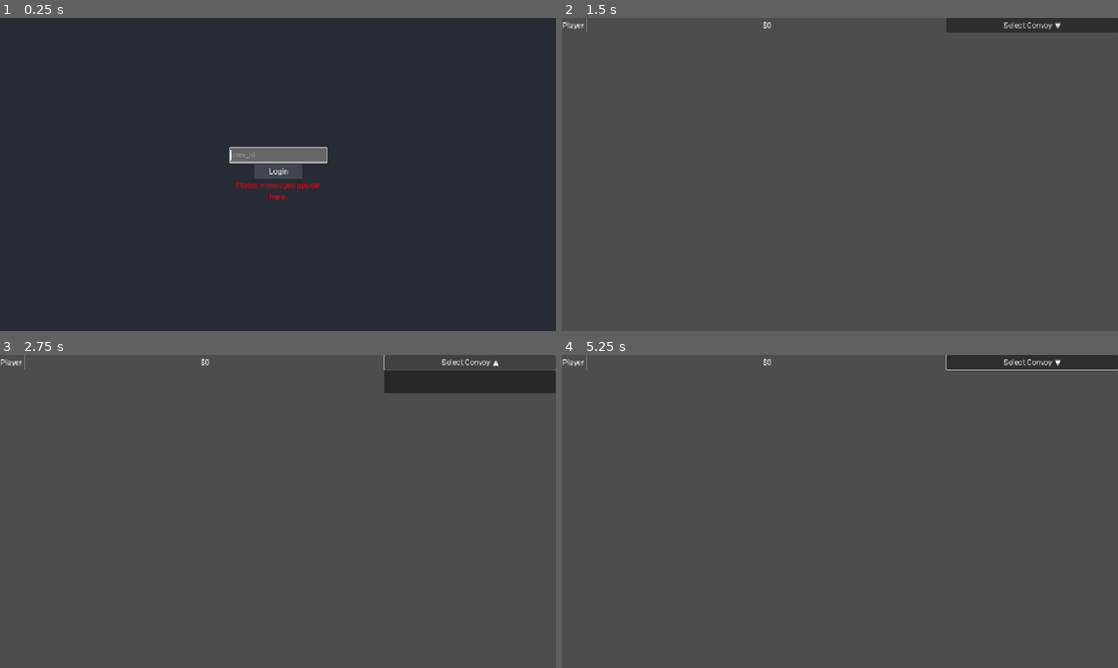
Above: before the commit, frames 1-4 (two rows, left to right).
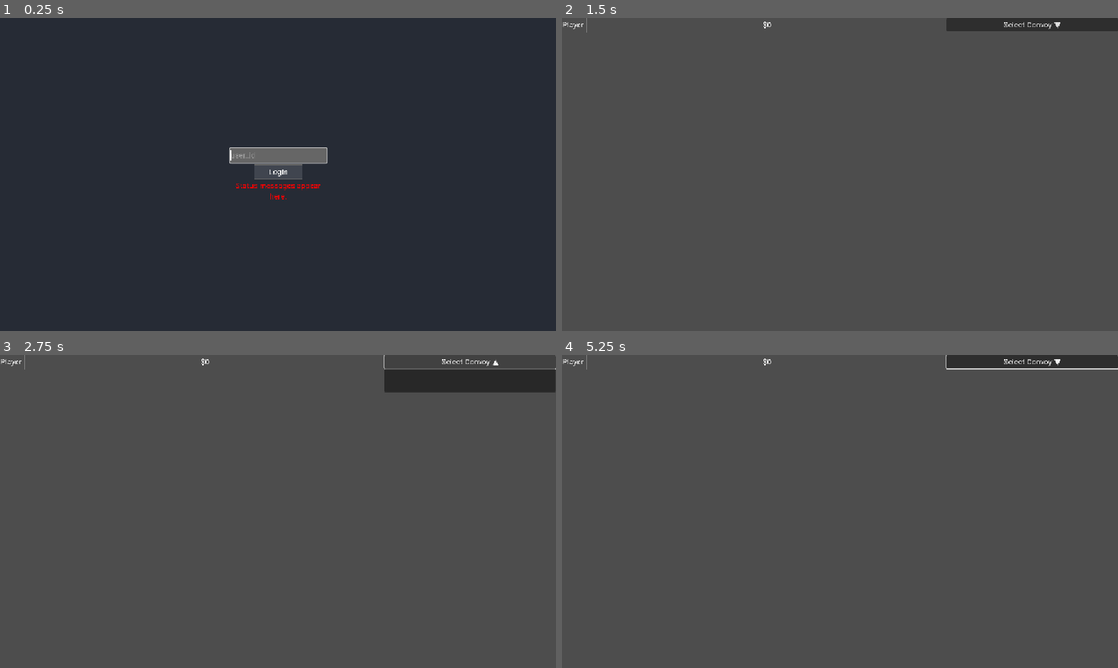
Above: after the commit, the same moments.

Repository: OoriData/DF_Godot
Game: Godot game, scene res://Scenes/GameRoot.tscn
Two runs of this game, one before a commit and one after it. Both use one fixed random seed, a clock stepped at 60 frames per second and the inputs below.
Inputs (mouse positions are in pixels of both pictures, inside the frame that each line leads up to):
- Up to frame 1 (0.25 s): no input
- Up to frame 2 (1.5 s): click (840, 155) at 0.52 s; type "Alex" at 0.6 s; click "Login" at 1.25 s
- Up to frame 3 (2.75 s): click "Select Convoy ▼" at 2 s
- Up to frame 4 (5.25 s): click "Select Convoy ▲" at 2.75 s; click "Select Convoy ▲" at 3.5 s; click "Select Convoy ▲" at 4.25 s; tap Enter (ui_accept) at 5 s; drag from (840, 520) to (895, 442) at 5.02 s

The runs differ from the first frame. In frame 1, 0.6% of the frame differs, in the area x 41-59%, y 41-58%; in frame 2, 0.3%; in frame 3, 0.4%; in frame 4, 0.4%.

Commit message:
Label scaling

Diff:
--- a/Scripts/UI/UI_manager.gd
+++ b/Scripts/UI/UI_manager.gd
@@ -18,37 +18,35 @@
 # --- UI Constants (copied and consolidated from main.gd) ---
 @export_group("Font Scaling")
 ## Target screen font size for convoy titles (if font_render_scale and map_zoom are 1.0). Adjust for desired on-screen readability. (Prev: 12)
-@export var base_convoy_title_font_size: int = 15 # 12 * 1.25
-## Target screen font size for settlement labels (if font_render_scale and map_zoom are 1.0). Adjust for desired on-screen readability. (Prev: 10)
-@export var base_settlement_font_size: int = 13 # 10 * 1.25 = 12.5, rounded to 13
+@export var base_convoy_title_font_size: int = 29 # 22 * 1.33
+@export var base_settlement_font_size: int = 24 # 18 * 1.33
 ## Minimum font size to set on the Label node.
 @export var min_node_font_size: int = 8
 ## Maximum font size to set on the Label node.
 @export var max_node_font_size: int = 120 # Increased from 60
 ## The map tile size that font scaling is based on. Should ideally match map_render's base_tile_size_for_proportions.
-@export var font_scaling_base_tile_size: float = 24.0
+@export var font_scaling_base_tile_size: float = 32.0 # 24 * 1.33
 ## Exponent for font scaling (1.0 = linear, <1.0 less aggressive shrink/grow).
 @export var font_scaling_exponent: float = 0.6
 
 @export_group("Label Offsets")
 ## Base horizontal offset from the convoy's center for its label panel. Scaled.
-@export var base_horizontal_label_offset_from_center: float = 15.0
+@export var base_horizontal_label_offset_from_center: float = 20.0 # 15 * 1.33
 ## Base horizontal offset for selected convoy label panels. Scaled.
-@export var base_selected_convoy_horizontal_offset: float = 60.0
+@export var base_selected_convoy_horizontal_offset: float = 80.0 # 60 * 1.33
 ## Base vertical offset above the settlement's tile center for its label panel. Scaled.
-@export var base_settlement_offset_above_tile_center: float = 10.0
+@export var base_settlement_offset_above_tile_center: float = 13.0 # 10 * 1.33
 
 @export_group("Convoy Panel Appearance")
 ## Target screen corner radius for convoy label panels. Adjust for desired on-screen look. (Prev: 4.0)
-@export var base_convoy_panel_corner_radius: float = 5.0 # 4.0 * 1.25
+@export var base_convoy_panel_corner_radius: float = 6.65 # 5.0 * 1.33
 ## Target screen horizontal padding inside convoy label panels. Adjust for desired on-screen look. (Prev: 4.0)
-@export var base_convoy_panel_padding_h: float = 5.0 # 4.0 * 1.25
-## Target screen vertical padding inside convoy label panels. Adjust for desired on-screen look. (Prev: 2.0)
-@export var base_convoy_panel_padding_v: float = 2.5 # 2.0 * 1.25
+@export var base_convoy_panel_padding_h: float = 13.3 # 10.0 * 1.33
+@export var base_convoy_panel_padding_v: float = 6.65 # 5.0 * 1.33
 ## Background color for convoy label panels.
 @export var convoy_panel_background_color: Color = Color(0.12, 0.12, 0.15, 0.88)
 ## Target screen border width for convoy label panels. Adjust for desired on-screen look. (Prev: 1.0)
-@export var base_convoy_panel_border_width: float = 1.25 # 1.0 * 1.25
+@export var base_convoy_panel_border_width: float = 1.66 # 1.25 * 1.33
 ## Minimum corner radius to set on the panel node.
 @export var min_node_panel_corner_radius: float = 1.0
 ## Maximum corner radius to set on the panel node.
@@ -64,11 +62,11 @@
 
 @export_group("Settlement Panel Appearance")
 ## Target screen corner radius for settlement label panels. Adjust for desired on-screen look. (Prev: 3.0)
-@export var base_settlement_panel_corner_radius: float = 3.75 # 3.0 * 1.25
+@export var base_settlement_panel_corner_radius: float = 4.99 # 3.75 * 1.33
 ## Target screen horizontal padding inside settlement label panels. Adjust for desired on-screen look. (Prev: 3.0)
-@export var base_settlement_panel_padding_h: float = 3.75 # 3.0 * 1.25
+@export var base_settlement_panel_padding_h: float = 4.99 # 3.75 * 1.33
 ## Target screen vertical padding inside settlement label panels. Adjust for desired on-screen look. (Prev: 2.0)
-@export var base_settlement_panel_padding_v: float = 2.5 # 2.0 * 1.25
+@export var base_settlement_panel_padding_v: float = 3.33 # 2.5 * 1.33
 ## Background color for settlement label panels.
 @export var settlement_panel_background_color: Color = Color(0.15, 0.12, 0.12, 0.85)
 
@@ -101,7 +99,7 @@
 ## Color for lines connecting convoy icons to their label panels.
 @export var connector_line_color: Color = Color(0.9, 0.9, 0.9, 0.6)
 ## Width of the connector lines.
-@export var connector_line_width: float = 1.5
+@export var connector_line_width: float = 2.0 # 1.5 * 1.33
 
 # --- State managed by UIManager ---
 var _dragging_panel_node: Panel = null
@@ -126,7 +124,6 @@
 
 func _ready():
 	await get_tree().process_frame
-
 
 	print("[DIAG] UIManager _ready: Checking node assignments...")
 	print("  settlement_label_container valid:", is_instance_valid(settlement_label_container))
@@ -172,13 +169,22 @@
 	settlement_label_settings.outline_size = 3
 	settlement_label_settings.outline_color = Color.BLACK
 
+	# Ensure a valid Font is assigned to both LabelSettings to avoid "font is NOT VALID" errors.
+	var fallback_font: Font = load("res://Assets/Roboto-VariableFont_wdth,wght.ttf")
+	if not is_instance_valid(fallback_font):
+		fallback_font = ThemeDB.fallback_font
+	if is_instance_valid(fallback_font):
+		if fallback_font is FontFile:
+			(fallback_font as FontFile).oversampling = 2.0
+		label_settings.font = fallback_font
+		settlement_label_settings.font = fallback_font
+
 	_current_map_screen_rect_for_clamping = get_viewport().get_visible_rect() # Initialize
 
 	# Programmatically assign the convoy_label_container to the ConvoyLabelManager
 	if is_instance_valid(convoy_label_manager) and convoy_label_manager.has_method("set_convoy_label_container"):
 		if is_instance_valid(convoy_label_container):
 			convoy_label_manager.set_convoy_label_container(convoy_label_container)
-		# The generic dependency check at the top of _ready() already covers the case where convoy_label_container is invalid.
 
 	# Add a reference to GameDataManager
 	var gdm: Node = null
@@ -200,10 +206,12 @@
 			printerr("UIManager: TerrainTileMap node not found at path: ", tilemap_path)
 
 	# Connect to the new UIScaleManager to react to global scale changes.
-	# This manager will be the single source of truth for the UI scale setting.
-	if Engine.has_singleton("ui_scale_manager"):
-		ui_overall_scale_multiplier = ui_scale_manager.get_global_ui_scale()
-		ui_scale_manager.scale_changed.connect(_on_ui_scale_changed)
+	# Autoloads are nodes under /root; don't use Engine.has_singleton for them.
+	var sm = get_node_or_null("/root/ui_scale_manager")
+	if is_instance_valid(sm):
+		if sm.has_method("get_global_ui_scale"):
+			ui_overall_scale_multiplier = sm.get_global_ui_scale()
+		sm.scale_changed.connect(_on_ui_scale_changed)
 	else:
 		printerr("UIManager: ui_scale_manager singleton not found. UI scaling will not be dynamic.")
 
@@ -519,10 +527,27 @@
 	var style_box: StyleBoxFlat = panel.get_meta("style_box_ref")
 	if not is_instance_valid(label_node) or not is_instance_valid(style_box): return
 	# Font size and panel sizing use only exported variables and ui_overall_scale_multiplier
-	var current_settlement_font_size: int = clamp(roundi(base_settlement_font_size * ui_overall_scale_multiplier), min_node_font_size, max_node_font_size)
-	var current_settlement_panel_corner_radius: float = clamp(base_settlement_panel_corner_radius * ui_overall_scale_multiplier, min_node_panel_corner_radius, max_node_panel_corner_radius)
-	var current_settlement_panel_padding_h: float = clamp(base_settlement_panel_padding_h * ui_overall_scale_multiplier, min_node_panel_padding, max_node_panel_padding)
-	var current_settlement_panel_padding_v: float = clamp(base_settlement_panel_padding_v * ui_overall_scale_multiplier, min_node_panel_padding, max_node_panel_padding)
+	var current_settlement_font_size: int = clamp(
+		roundi((base_settlement_font_size * ui_overall_scale_multiplier) / max(0.0001, _current_map_zoom_cache)),
+		min_node_font_size,
+		max_node_font_size
+	)
+	# Scale panel visuals inversely with zoom so the box scales along with the text
+	var current_settlement_panel_corner_radius: float = clamp(
+		(base_settlement_panel_corner_radius * ui_overall_scale_multiplier) / max(0.0001, _current_map_zoom_cache),
+		min_node_panel_corner_radius,
+		max_node_panel_corner_radius
+	)
+	var current_settlement_panel_padding_h: float = clamp(
+		(base_settlement_panel_padding_h * ui_overall_scale_multiplier) / max(0.0001, _current_map_zoom_cache),
+		min_node_panel_padding,
+		max_node_panel_padding
+	)
+	var current_settlement_panel_padding_v: float = clamp(
+		(base_settlement_panel_padding_v * ui_overall_scale_multiplier) / max(0.0001, _current_map_zoom_cache),
+		min_node_panel_padding,
+		max_node_panel_padding
+	)
 	var settlement_name_local: String = settlement_info.get('name', 'N/A')
 	if settlement_name_local == 'N/A': return
 	if not is_instance_valid(settlement_label_settings.font):
@@ -551,6 +576,7 @@
 		label_actual_min_size.y + stylebox_margins.y
 	)
 	panel.update_minimum_size()
+	panel.reset_size()
 
 func _position_settlement_panel(panel: Panel, settlement_info: Dictionary, _existing_label_rects: Array[Rect2]):
 	# For settlements, anti-collision is often less critical or handled differently (e.g., fewer labels shown at once).
--- a/Scripts/UI/UI_scale_manager.gd
+++ b/Scripts/UI/UI_scale_manager.gd
@@ -9,7 +9,7 @@
 signal scale_changed(new_scale)
 
 
-var _global_ui_scale: float = 1.0
+var _global_ui_scale: float = 1.4
 
 ## The global multiplier for all UI elements. 1.0 is default.
 func get_global_ui_scale() -> float:
--- a/Scripts/UI/convoy_label_manager.gd
+++ b/Scripts/UI/convoy_label_manager.gd
@@ -30,24 +30,24 @@
 var _ui_drawing_params_cached: bool = false # Flag indicating if cache params are valid
 
 # Panel styling parameters
-var _base_convoy_panel_corner_radius: float = 4.0
+var _base_convoy_panel_corner_radius: float = 8.0 # 4.0 * 2.0
 var _min_node_panel_corner_radius: float = 0.0
-var _max_node_panel_corner_radius: float = 20.0
-
-var _base_convoy_panel_padding_h: float = 4.0
-var _base_convoy_panel_padding_v: float = 2.0
+var _max_node_panel_corner_radius: float = 40.0 # 20.0 * 2.0
+
+var _base_convoy_panel_padding_h: float = 8.0 # 4.0 * 2.0
+var _base_convoy_panel_padding_v: float = 4.0 # 2.0 * 2.0
 var _min_node_panel_padding: float = 0.0
-var _max_node_panel_padding: float = 20.0
-
-var _base_convoy_panel_border_width: float = 1.0 # Base value for scaling
+var _max_node_panel_padding: float = 40.0 # 20.0 * 2.0
+
+var _base_convoy_panel_border_width: float = 2.0 # 1.0 * 2.0
 var _min_node_panel_border_width: int = 0 # Min clamp for border width
 # _max_node_panel_border_width is already declared above
 
 var _convoy_panel_background_color: Color = Color(0.1, 0.1, 0.1, 0.75)
 
 # Label positioning parameters
-var _base_selected_convoy_horizontal_offset: float = 20.0
-var _base_horizontal_label_offset_from_center: float = 10.0
+var _base_selected_convoy_horizontal_offset: float = 40.0 # 20.0 * 2.0
+var _base_horizontal_label_offset_from_center: float = 20.0 # 10.0 * 2.0
 var _label_map_edge_padding: float = 2.0
 var _label_anti_collision_y_shift: float = 5.0
 
@@ -62,11 +62,13 @@
 		_convoy_label_container_ref.visible = true # Set visibility when a valid container is assigned
 
 func _ready():
-	# Connect to the UIScaleManager to react to global scale changes.
-	if Engine.has_singleton("ui_scale_manager"):
-		# The initial value will be set by UIManager via initialize_font_settings,
-		# but we connect here to listen for any subsequent changes.
-		ui_scale_manager.scale_changed.connect(_on_ui_scale_changed)
+	# Connect to the UIScaleManager (autoloads live under /root, not Engine singletons)
+	var sm = get_node_or_null("/root/ui_scale_manager")
+	if is_instance_valid(sm):
+		# Initialize with current scale and listen for changes
+		if sm.has_method("get_global_ui_scale"):
+			_ui_overall_scale_multiplier = sm.get_global_ui_scale()
+		sm.scale_changed.connect(_on_ui_scale_changed)
 	else:
 		printerr("ConvoyLabelManager: ui_scale_manager singleton not found. UI scaling will not be dynamic.")
 
@@ -78,12 +80,13 @@
 	_label_settings_ref = p_label_settings # UIManager still owns this, we just use it
 	if is_instance_valid(_label_settings_ref):
 		_label_settings_ref.font = p_theme_font
+	# Double base font size
 	_ui_overall_scale_multiplier = p_ui_scale
 	_font_scaling_base_tile_size = p_font_base_tile_size
-	_base_convoy_title_font_size_ref = p_base_convoy_title_fs
+	_base_convoy_title_font_size_ref = int(p_base_convoy_title_fs * 2.0)
 	_font_scaling_exponent = p_font_exponent
 	_min_node_font_size = p_min_font
-	_max_node_font_size = p_max_font
+	_max_node_font_size = int(p_max_font * 2.0)
 
 	_CONVOY_STAT_EMOJIS_ref = p_convoy_stat_emojis
 
@@ -294,6 +297,7 @@
 	# print("ConvoyLabelManager (_update_convoy_panel_content) for %s: FontSz: %s, LabelMinSize: %s, PanelCustomMinSize: %s" % [panel.name, current_convoy_title_font_size, label_actual_min_size, panel.custom_minimum_size]) # DEBUG
 
 	panel.update_minimum_size() # Notify panel to update its own minimum size based on custom_minimum_size
+	panel.reset_size() # Ensure the Control actually applies the new minimum size when not inside a Container
 
 
 func _position_convoy_panel(panel: Panel, convoy_data: Dictionary, existing_label_rects: Array[Rect2],
